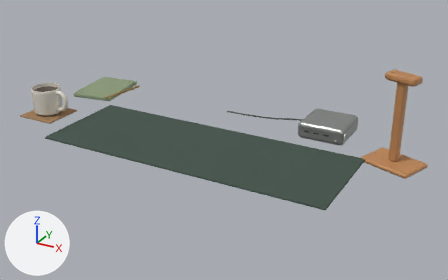
Renders of the glTF model public/models/desk.glb from each side of a commit.
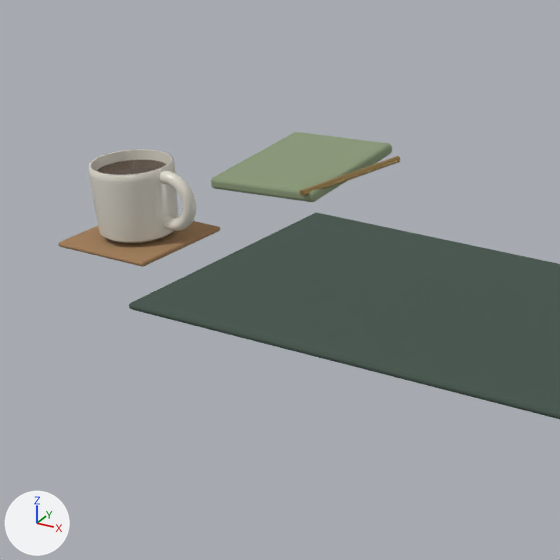
Each version is shown whole from a 50 mm camera at (4.28, -7.23, 3.47) aimed at (0.51, -0.38, 0.04), then close up on the part from 0% to 44% of the width and 11% to 81% of the height. The lights are fixed; the arrows at lower left show +X, +Y and +Z. The last two pictures show the newer version. Where no turn or scale is listed for an object, it has been applied to the vertices.
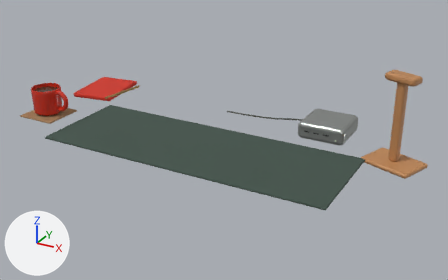
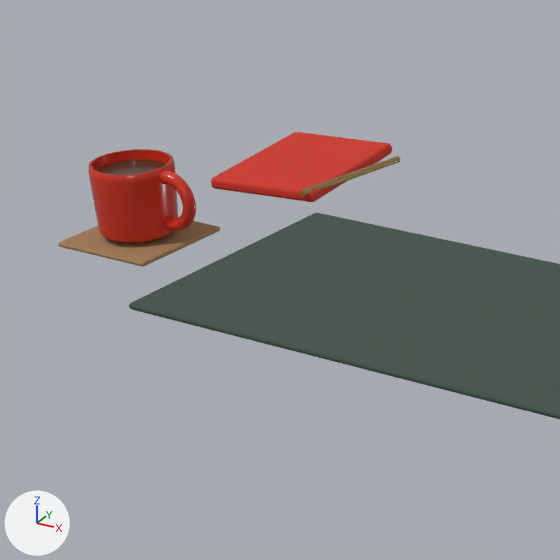
Where the change shows, as pixel boxes (x1, y1, x2, y2) in the close-ups (560 x 560 px):
'Mesh_8', recoloured (greyish green to red)
    both: (211, 132, 392, 202)
'Mesh_1', recoloured (light grey to red)
    both: (89, 149, 178, 243)
'Mesh_3', recoloured (light grey to red)
    both: (159, 171, 196, 231)

The change, as a diff of the scene's bpy script:
```diff
--- a/public/models/desk.glb.py
+++ b/public/models/desk.glb.py
@@ mat_material_1 @@
 mat_material_1 = principled_material('Material_1')
-mat_material_1.base_color = (0.761, 0.723, 0.638)  # light grey #e2ddd1
+mat_material_1.base_color = (0.631, 0.0307, 0.013)  # red #d0311e
 mat_material_1.roughness = 0.28
@@ mat_material_5 @@
 mat_material_5 = principled_material('Material_5')
-mat_material_5.base_color = (0.262, 0.328, 0.195)  # greyish green #8c9b7a
+mat_material_5.base_color = (0.631, 0.0307, 0.013)  # red #d0311e
 mat_material_5.roughness = 0.94
```
